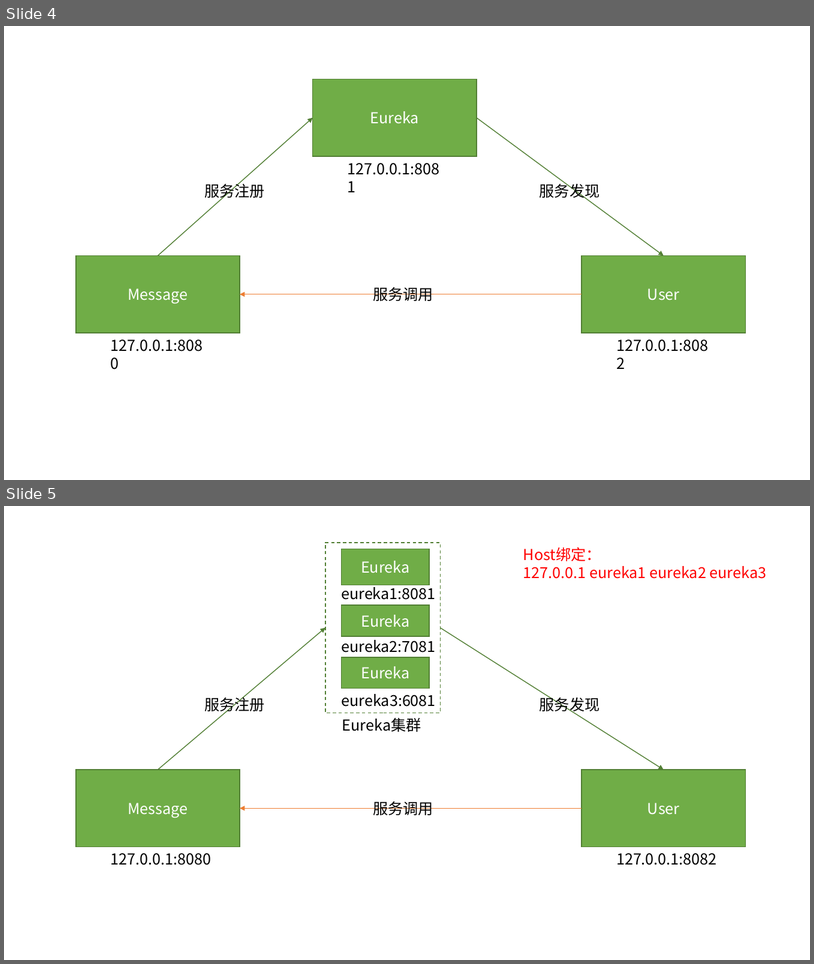
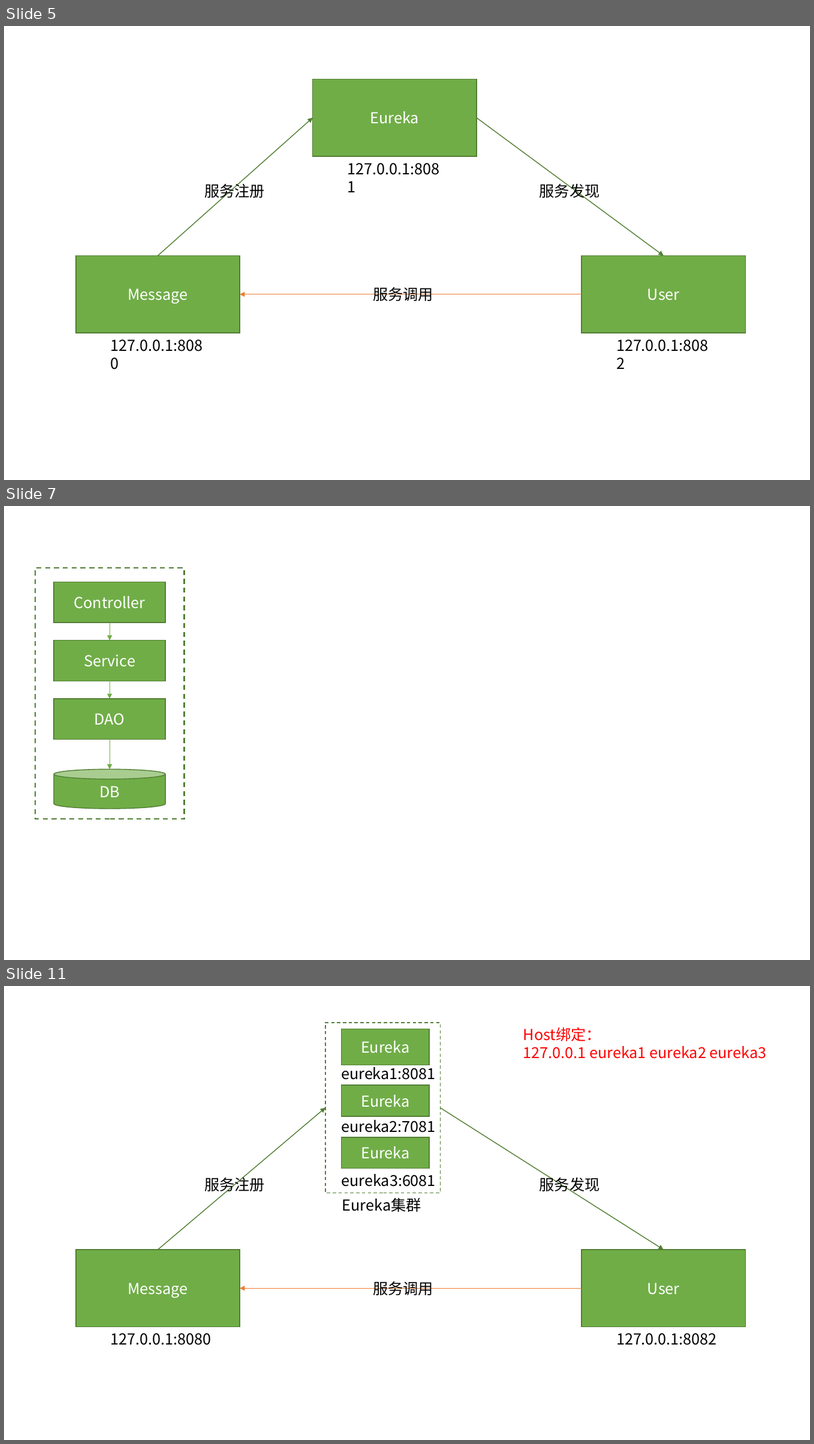
Before and after one commit to kwang2003/springcloud-study-ch06, a slide deck: docs/SpringCloud学习.pptx. Shown one above the other, each under a label of ours: slides 4 and 5 before the commit, slides 5, 7 and 11 after it; the slides between them are not shown. The pictures are 814x964 and 814x1444 pixels, drawn with LibreOffice and Linux fonts; fonts in the diff are those of the drawing. Boxes give left, top, right and bottom in pixels: in the first picture for what was removed or moved away, otherwise in the second. Text is boxed around its words. In the diff, an @@ line names an element or a change of style, - is before the commit and + after.

```diff
--- a/docs/SpringCloud学习.pptx
+++ b/docs/SpringCloud学习.pptx
@@ slide 7 added at [4,506,810,960], background #FFFFFF @@
@@ rectangle added at [35,568,184,819], outline #538035 1.5 pt dashed @@
@@ rectangle added at [54,582,165,623], fill #70AD47, outline #538035 1 pt, 18 pt, text #FFFFFF @@
+Controller
@@ arrow added from (110, 623) to (110, 640), #70AD47 0.5 pt @@
@@ rectangle added at [54,640,165,681], fill #70AD47, outline #538035 1 pt, 18 pt, text #FFFFFF @@
+Service
@@ arrow added from (110, 681) to (110, 699), #70AD47 0.5 pt @@
@@ rectangle added at [54,699,165,739], fill #70AD47, outline #538035 1 pt, 18 pt, text #FFFFFF @@
+DAO
@@ arrow added from (110, 736) to (110, 769), #70AD47 0.5 pt @@
@@ cylinder added at [54,769,165,808], fill #70AD47, outline #538035 1 pt, 18 pt, text #FFFFFF @@
+DB
@@ what was slide 4 is now slide 5 @@
@@ what was slide 5 is now slide 11 @@
```
Also in this commit, not shown: 5 other slides added, 4 other files.
